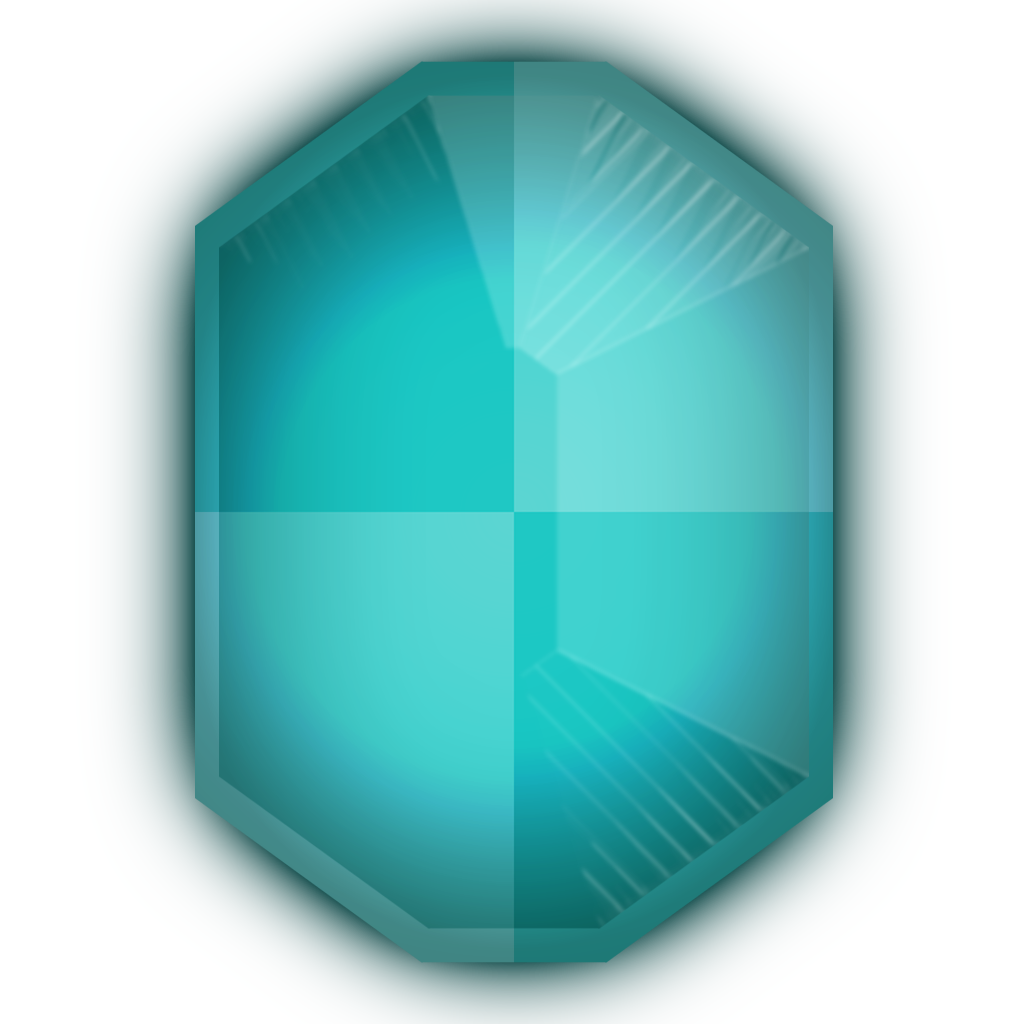
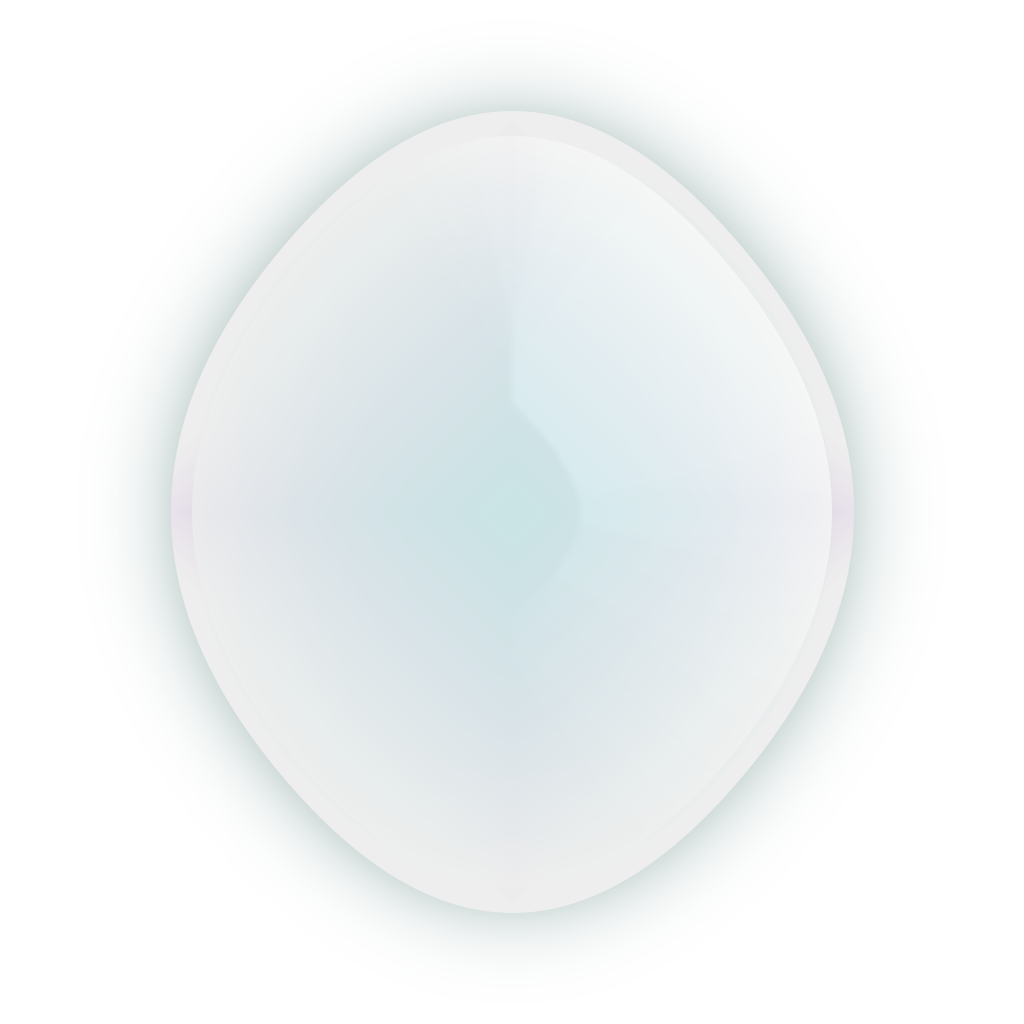
Two versions of the same layered image (1024×1024). Layer-by-layer changes:
added group "Moonstone" with 2 layers above "Opal" over (171, 111, 854, 913)
added layer "Polygon 3 copy" (75%) in group "Moonstone" over (192, 136, 832, 888)
added layer "Polygon 3" in group "Moonstone" over (171, 111, 854, 913)
hid group "Aquamarine" (2 layers) over (195, 61, 833, 963)